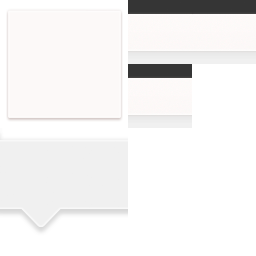
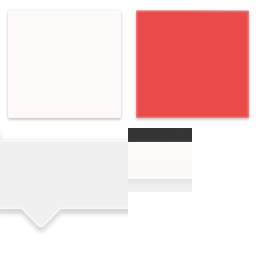
Two versions of the same layered image (256 × 256). Layer-by-layer changes:
added group "Group 1" with 8 layers above "Background" over [128, 0, 256, 192]
hid "Layer 4 copy 2", moved it into group "Group 1" over [128, 64, 192, 128]
hid "Layer 4 copy", moved it into group "Group 1" over [192, 0, 256, 64]
added layer "Layer 4" in group "Group 1" over [128, 128, 192, 192]
renamed "Layer 4" to "Layer 3 copy", moved it into group "Group 1", painted on it over [128, 0, 249, 118]
